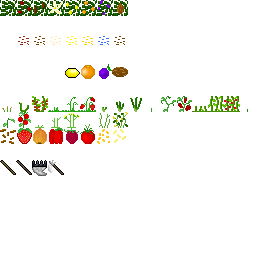
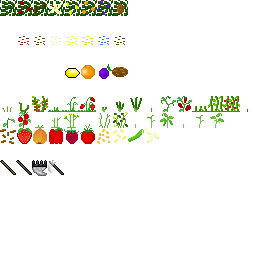
Layer changes from the first 256×256 image to the second:
added layer "Pasted Layer #65" above "Pasted Layer #64" over [145, 128, 160, 143]
added layer "Pasted Layer #64" above "Pasted Layer #63" over [210, 113, 224, 128]
added layer "Pasted Layer #63" above "Pasted Layer #62" over [196, 115, 204, 128]
added layer "Pasted Layer #61" above "Pasted Layer #60" over [128, 129, 144, 142]
added layer "Pasted Layer #60" above "Pasted Layer #59" over [160, 113, 174, 128]
added layer "Pasted Layer #59" above "Pasted Layer #58" over [147, 115, 155, 128]
